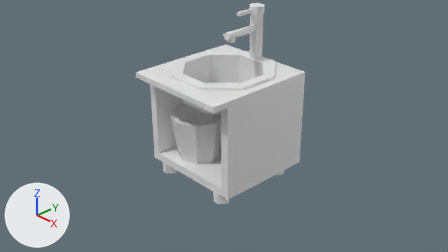
A saved change to the Blender file modern/models/multidecor_kitchen_sink_cabinet.blend.
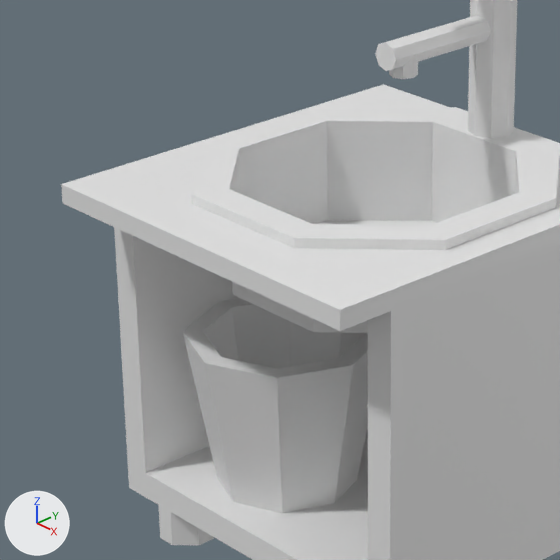
Each version appears first from the file's camera 'Camera', and next in a close-up on the part from 26% to 61% of the width and 8% to 70% of the height. The axes (+X, +Y, +Z) are drawn at lower left. The lights are the same throughout.
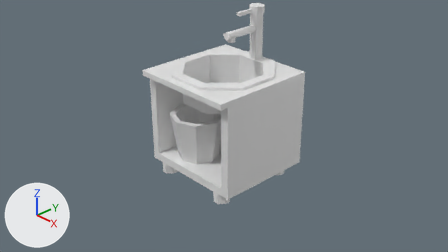
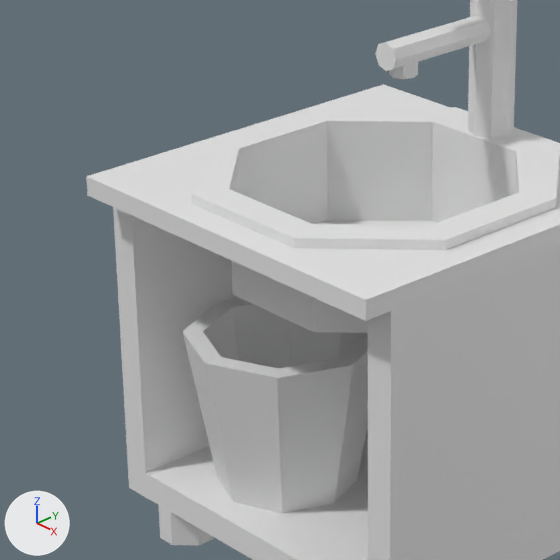
Boxes [x1, y1, x2, y2] around the edits, measured in the close-ups (560 x 560 px; the box of a moved part takes in the faces that stretch with it):
'Cube', reshaped
    before: [61, 0, 560, 560]
    after: [86, 0, 560, 560]
part 1 of me_cube, moved or reshaped
    before: [61, 85, 560, 331]
    after: [86, 85, 560, 321]

Patch to the scene script:
```diff
--- a/modern/models/multidecor_kitchen_sink_cabinet.blend.py
+++ b/modern/models/multidecor_kitchen_sink_cabinet.blend.py
@@ me_cube @@
 me_cube.from_pydata(...)  # 320 vertices, 302 faces; spans x -1.0..1.0, y -1.15..1.0, z -1.0..2.02
 # used by ob_cube; location = (0.0, 0.0, 0.0)
 # before: 16 (1.0, -1.15, 0.9) at pixel (340, 331), 17 (-1.0, -1.15, 0.9) at pixel (62, 203), 20 (1.0, -1.15, 1.0) at pixel (339, 309), 21 (-1.0, -1.15, 1.0) at pixel (61, 184)
+# me_cube part 1
+for i in [16, 17, 20, 21]: me_cube.vertices[i].co += Vector((0.0, 0.15, 0.0))
 me_cube.materials.append(mat_material)
```
